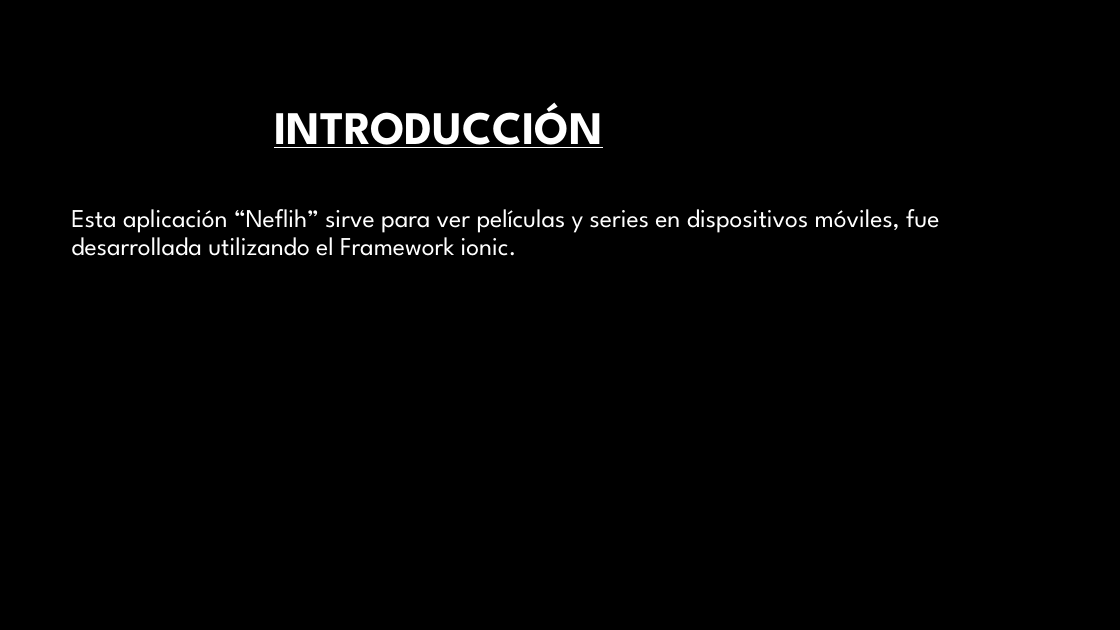
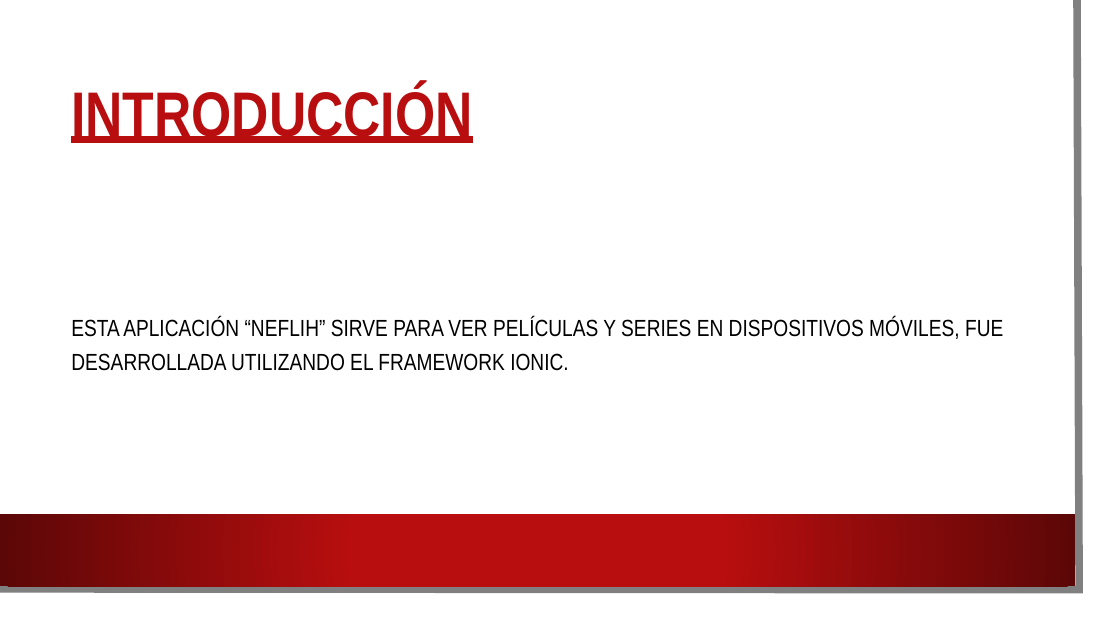
Before and after one commit to Bector/EPE2, a slide deck: slide 2 of NEflih.pptx. Drawn at 1120x630 pixels with LibreOffice and Linux fonts; fonts in the diff are those of the drawing; background and template pictures are left out. Boxes give left, top, right and bottom in pixels: in the first picture for what was removed or moved away, otherwise in the second. Text is boxed around its words. In the diff, an @@ line names an element or a change of style, - is before the commit and + after.

```diff
--- a/NEflih.pptx
+++ b/NEflih.pptx
@@ background #000000 to picture (left out) @@
@@ rectangle added at (0,0,1101,611), fill #FFFFFF @@
@@ freeform shape added at (0,0,1080,590), outline #808080 6.5 pt @@
@@ title "INTRODUCCIÓN": place and size @@
-title "INTRODUCCIÓN" at (274,102,603,148)
+title "INTRODUCCIÓN" at (71,85,472,143)
@@ title "INTRODUCCIÓN" at (71,85,472,143): size 40 to 54 pt, font League Spartan to Arial Narrow, text colour #FFFFFF to #B80E0F @@
@@ text "ESTA APLICACIÓN “NEFLIH” SIRVE PARA ..." at (71,317,1003,371): vertical alignment top to middle @@
@@ text at (71,317,1003,371): text changed; size 22 to 20 pt; font League Spartan to Arial Narrow; text colour #FFFFFF to #000000 @@
-Esta aplicación “Neflih” sirve para ver películas y series en dispositivos móviles, fue desarrollada utilizando el Framework ionic.
+ESTA APLICACIÓN “NEFLIH” SIRVE PARA VER PELÍCULAS Y SERIES EN DISPOSITIVOS MÓVILES, FUE DESARROLLADA UTILIZANDO EL FRAMEWORK IONIC.
@@ rectangle added at (0,514,1075,586), fill gradient #B80E0F to #5C0707 @@
```
Also in this commit, not shown: 4 other slides changed.
